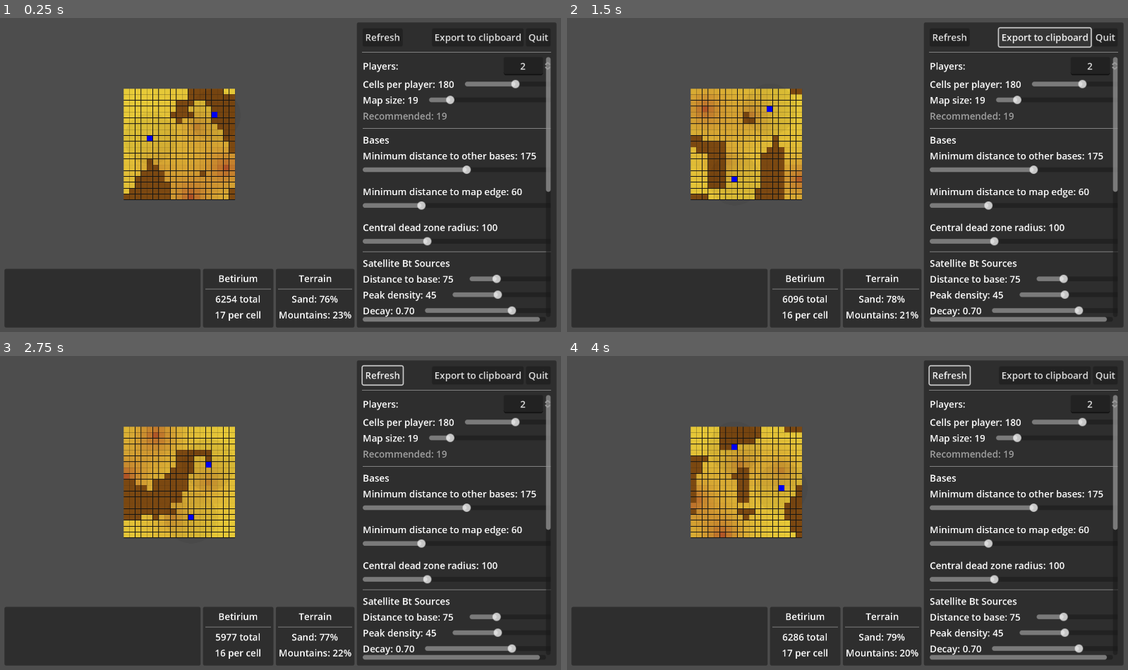
Above: before the commit, frames 1-4 (two rows, left to right).
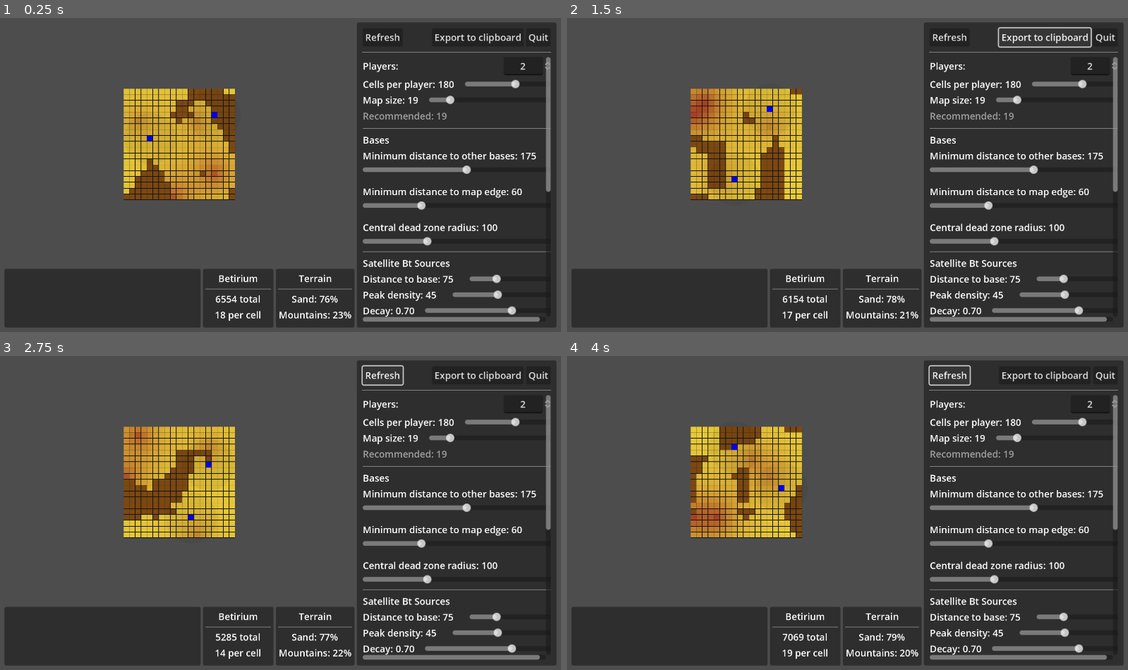
Above: after the commit, the same moments.

Repository: wadcom/kisarra-mapgen
Game: Godot game, scene res://main.tscn
The game is run twice, just before and just after one commit, with the same random seed, the same clock (stepped at 60 frames per second) and the same inputs.
Inputs:
- Up to frame 1 (0.25 s): no input
- Up to frame 2 (1.5 s): click "Refresh" at 0.5 s; click "Export to clipboard" at 1.25 s
- Up to frame 3 (2.75 s): click "Refresh" at 2 s
- Up to frame 4 (4 s): click "Export to clipboard" at 2.75 s; click "Refresh" at 3.5 s

The runs differ from the first frame. In frame 1, 0.6% of the frame differs, in the area x 22-42%, y 28-96%; in frame 2, 0.8%; in frame 3, 0.9%, in the area x 22-43%, y 22-96%; in frame 4, 0.6%.

Commit message:
Update Bt sources after placing bases

Diff:
--- a/map_area/map_area.gd
+++ b/map_area/map_area.gd
@@ -34,6 +34,8 @@
 	_setup_ground_cells(params, _height_map)
 
 	_base_positions = _pick_base_positions(params, _height_map)
+
+	update_betirium(params)
 
 	_setup_bases(params, _base_positions)
 
